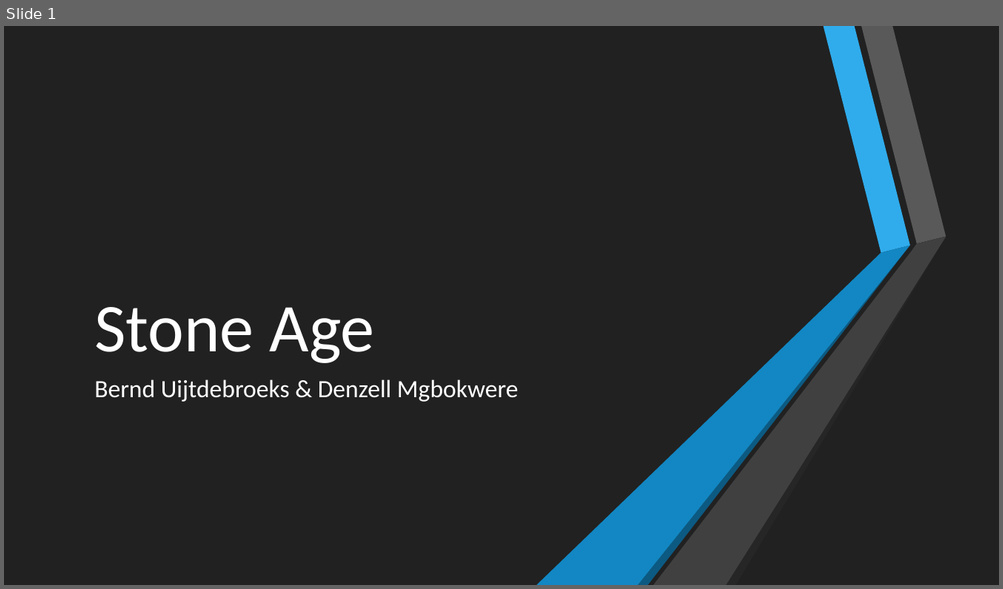
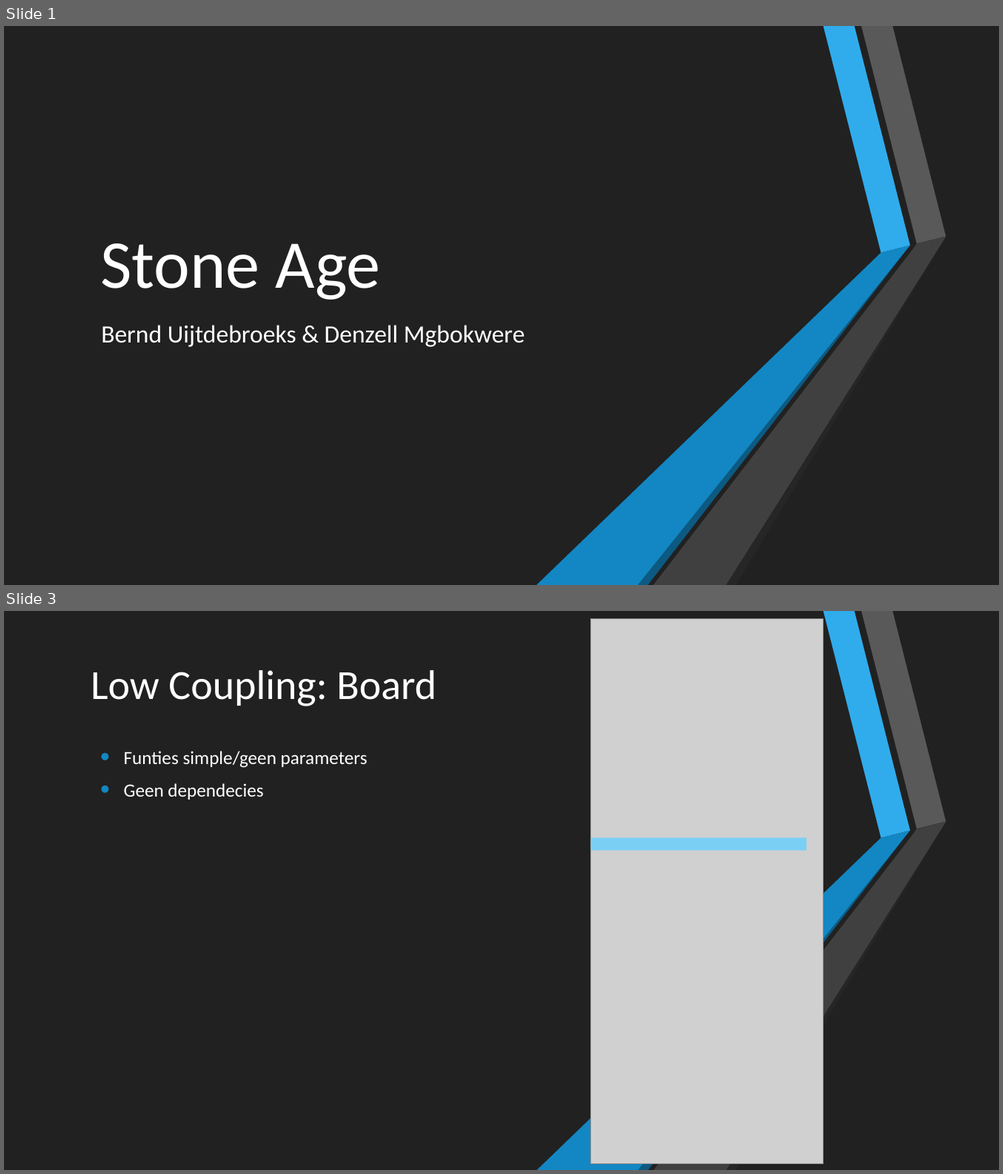
Before and after one commit to Scuffed-Boardgames/Qt-StoneAge, a slide deck: Stone Age.pptx. Shown one above the other, each under a label of ours: slide 1 before the commit, slides 1 and 3 after it; the slides between them are not shown. The pictures are 1003x589 and 1003x1174 pixels, drawn with LibreOffice and Linux fonts; fonts in the diff are those of the drawing; grey boxes stand for pictures. Boxes give left, top, right and bottom in pixels: in the first picture for what was removed or moved away, otherwise in the second. Text is boxed around its words. In the diff, an @@ line names an element or a change of style, - is before the commit and + after.

```diff
--- a/Stone Age.pptx
+++ b/Stone Age.pptx
@@ slide 3 added at box(4, 611, 999, 1170), background #212121 @@
@@ rectangle added at box(4, 611, 999, 1170), fill #212121 @@
@@ picture added at box(590, 619, 823, 1165) @@
@@ title added at box(91, 670, 436, 706), 40 pt, text #FFFFFF @@
+Low Coupling: Board
@@ text added at box(124, 751, 367, 800), 18 pt, text #FFFFFF @@
+• Funties simple/geen parameters
+• Geen dependecies
@@ group added at box(537, 611, 946, 1170): 6 freeform shapes @@
@@ rectangle added at box(590, 838, 806, 851), fill #7ACFF5 @@
@@ group added at box(16, 611, 215, 1170): 6 freeform shapes @@
@@ slide 1 changed as well @@
@@ title "Stone Age": place and size @@
-title "Stone Age" at box(94, 307, 375, 363)
+title "Stone Age" at box(100, 244, 381, 300)
@@ subtitle "Bernd Uijtdebroeks & Denzell Mgbokwere": place and size @@
-subtitle "Bernd Uijtdebroeks & Denzell Mgbokwere" at box(94, 380, 518, 402)
+subtitle "Bernd Uijtdebroeks & Denzell Mgbokwere" at box(101, 325, 524, 347)
```
Also in this commit, not shown: 3 other slides added, 4 slides removed, 3 other files.
